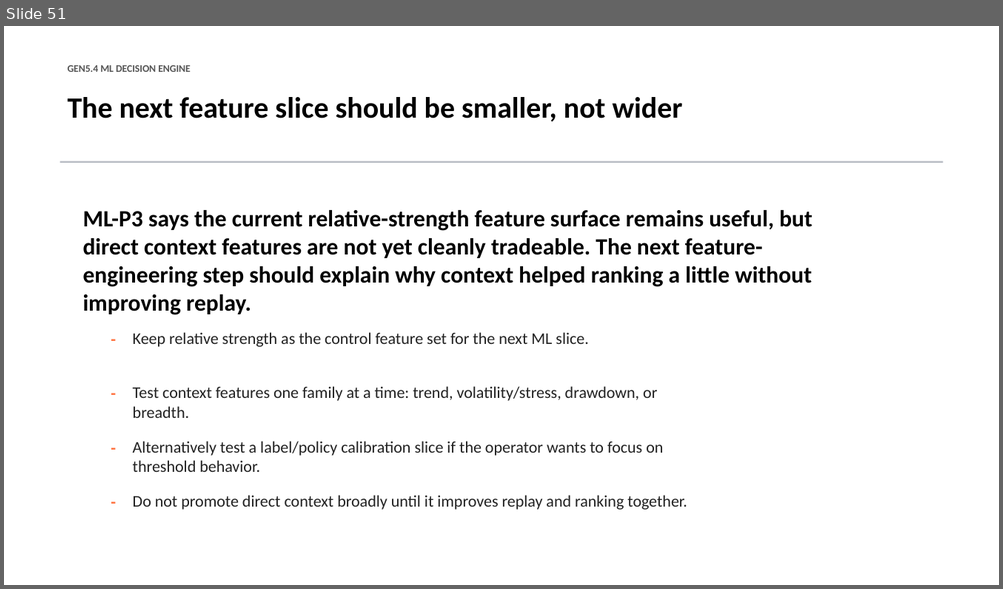
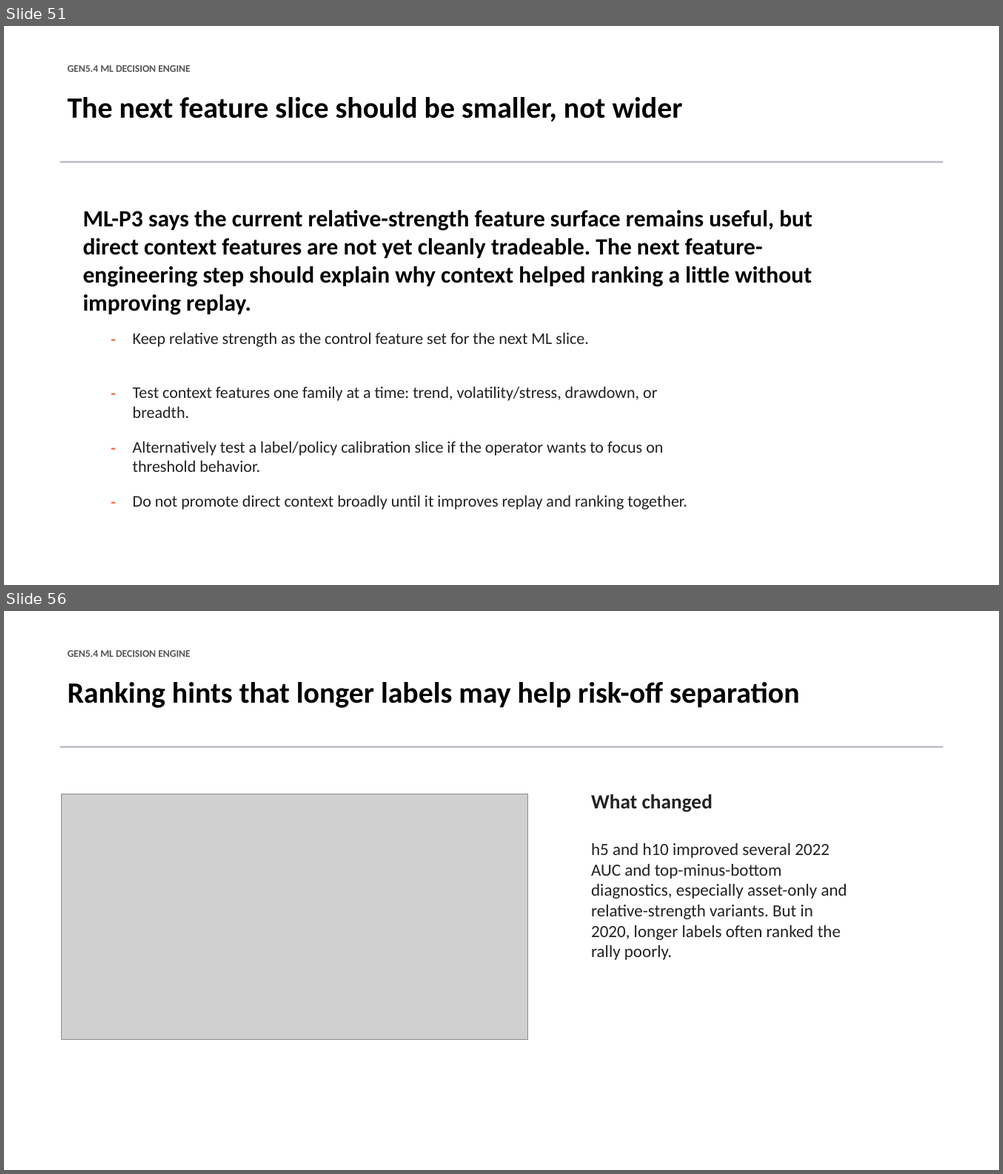
Before and after one commit to Francisc0Franc0/Time-Series-Modeling-Gen5, a slide deck: presentations/gen5_4_ml_decision_engine_incremental_build.pptx. Shown one above the other, each under a label of ours: slide 51 before the commit, slides 51 and 56 after it; the slides between them are not shown. The pictures are 1003x589 and 1003x1174 pixels, drawn with LibreOffice and Linux fonts; fonts in the diff are those of the drawing; grey boxes stand for pictures. Boxes give left, top, right and bottom in pixels: in the first picture for what was removed or moved away, otherwise in the second. Text is boxed around its words. In the diff, an @@ line names an element or a change of style, - is before the commit and + after.

Commit message:
Add Gen5.4 label-horizon diagnostic

```diff
--- a/presentations/gen5_4_ml_decision_engine_incremental_build.pptx
+++ b/presentations/gen5_4_ml_decision_engine_incremental_build.pptx
@@ slide 56 added at box(4, 611, 999, 1170), background #FFFFFF @@
@@ text added at box(68, 650, 190, 657), 9.8 pt, text #555555, bold @@
+GEN5.4 ML DECISION ENGINE
@@ text added at box(68, 682, 799, 708), 28.5 pt, text #000000, bold @@
+Ranking hints that longer labels may help risk-off separation
@@ rectangle added at box(60, 746, 942, 748), fill #B8BCC4 @@
@@ picture added at box(62, 794, 528, 1040) @@
@@ text added at box(591, 795, 712, 812), 19.5 pt, text #222222, bold @@
+What changed
@@ text added at box(591, 843, 847, 960), 16.5 pt, text #222222 @@
+h5 and h10 improved several 2022 AUC and top-minus-bottom diagnostics, especially asset-only and relative-strength variants. But in 2020, longer labels often ranked the rally poorly.
```
Also in this commit, not shown: 6 other slides added, 5 other files.
